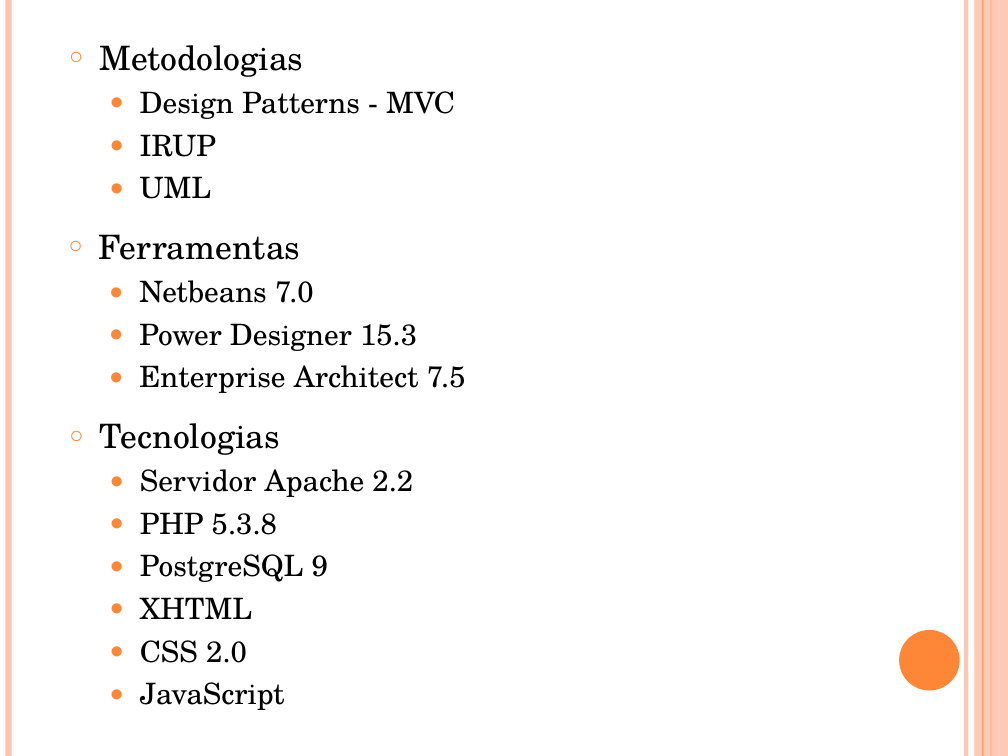
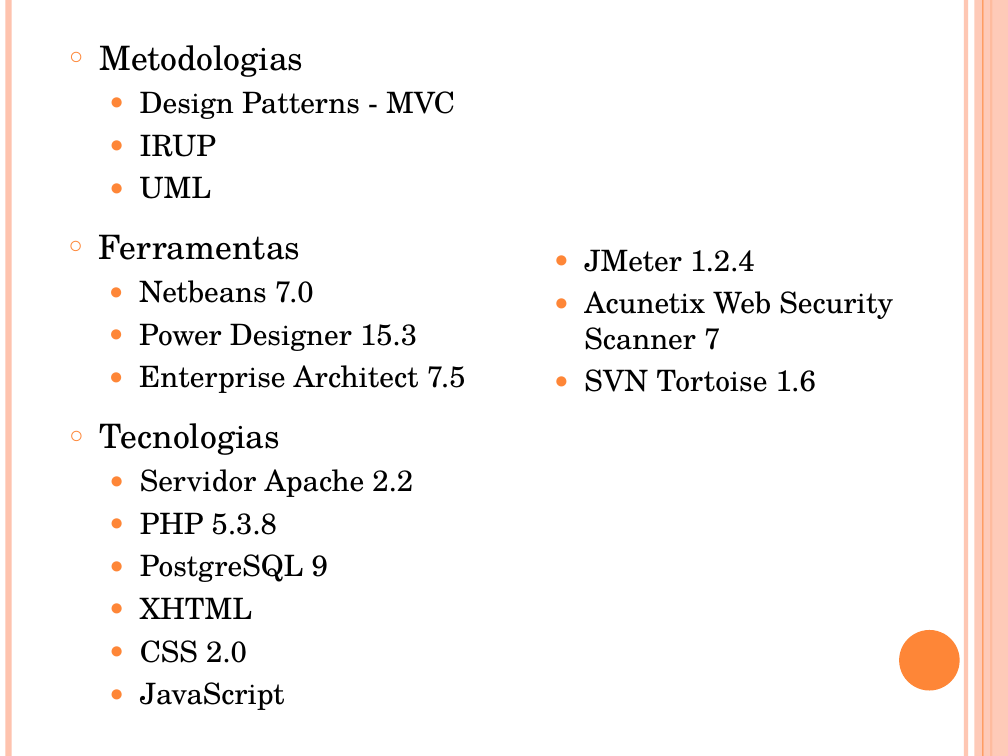
Before and after one commit to cerberosnash/sistema-de-camisetas-personalizadas, a slide deck: slide 5 of docs/Importantes/modelo-de-apresentação-de-tcc.ppt. Drawn at 1008x756 pixels with LibreOffice and Linux fonts; fonts in the diff are those of the drawing. Boxes give left, top, right and bottom in pixels: in the first picture for what was removed or moved away, otherwise in the second. Text is boxed around its words. In the diff, an @@ line names an element or a change of style, - is before the commit and + after.

```diff
--- a/docs/Importantes/modelo-de-apresentação-de-tcc.ppt
+++ b/docs/Importantes/modelo-de-apresentação-de-tcc.ppt
@@ text added at (584,249,893,392), 21 pt, text #000000 @@
+  ● JMeter 1.2.4
+  ● Acunetix Web Security Scanner 7
+  ● SVN Tortoise 1.6
```
Also in this commit, not shown: 3 other slides changed, 1 slide added.
